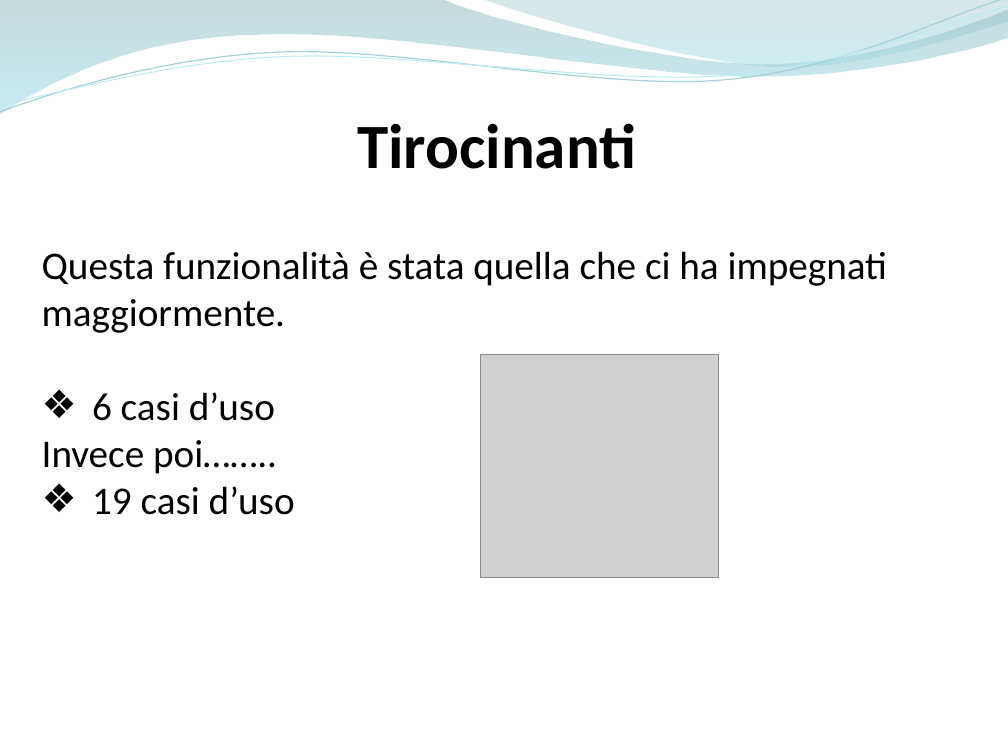
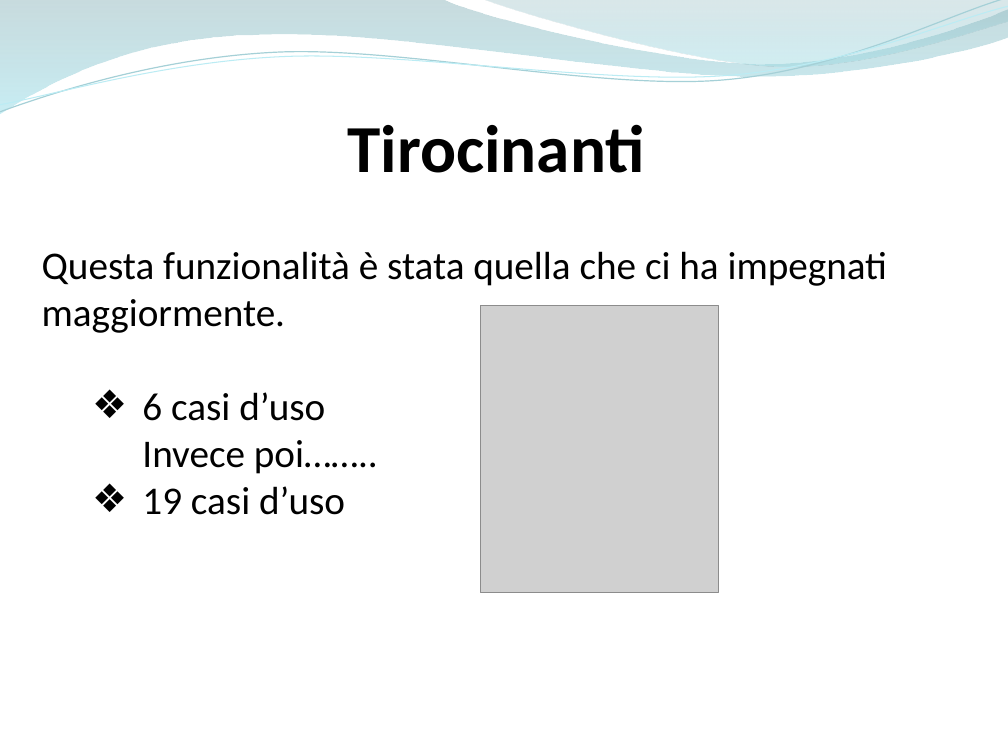
Before and after one commit to ammirate/at-silo, a slide deck: slide 22 of Presentazione/Atsilo2/Atsilo_M_PresentazioneFinale.pptx. Drawn at 1008x756 pixels with LibreOffice and Linux fonts; fonts in the diff are those of the drawing; grey boxes stand for pictures. Boxes give left, top, right and bottom in pixels: in the first picture for what was removed or moved away, otherwise in the second. Text is boxed around its words. In the diff, an @@ line names an element or a change of style, - is before the commit and + after.

```diff
--- a/Presentazione/Atsilo2/Atsilo_M_PresentazioneFinale.pptx
+++ b/Presentazione/Atsilo2/Atsilo_M_PresentazioneFinale.pptx
@@ text "Tirocinanti" at box(348, 124, 645, 173): size 45 to 48 pt @@
@@ picture: place and size @@
-picture at box(480, 354, 718, 578)
+picture at box(480, 305, 718, 593)
@@ text at box(142, 392, 345, 515): list level 1 to 2 in "6 casi d’uso"; list level 1 to 2 in "19 casi d’uso" @@
```
Also in this commit, not shown: 3 other slides changed, 11 slides added.
